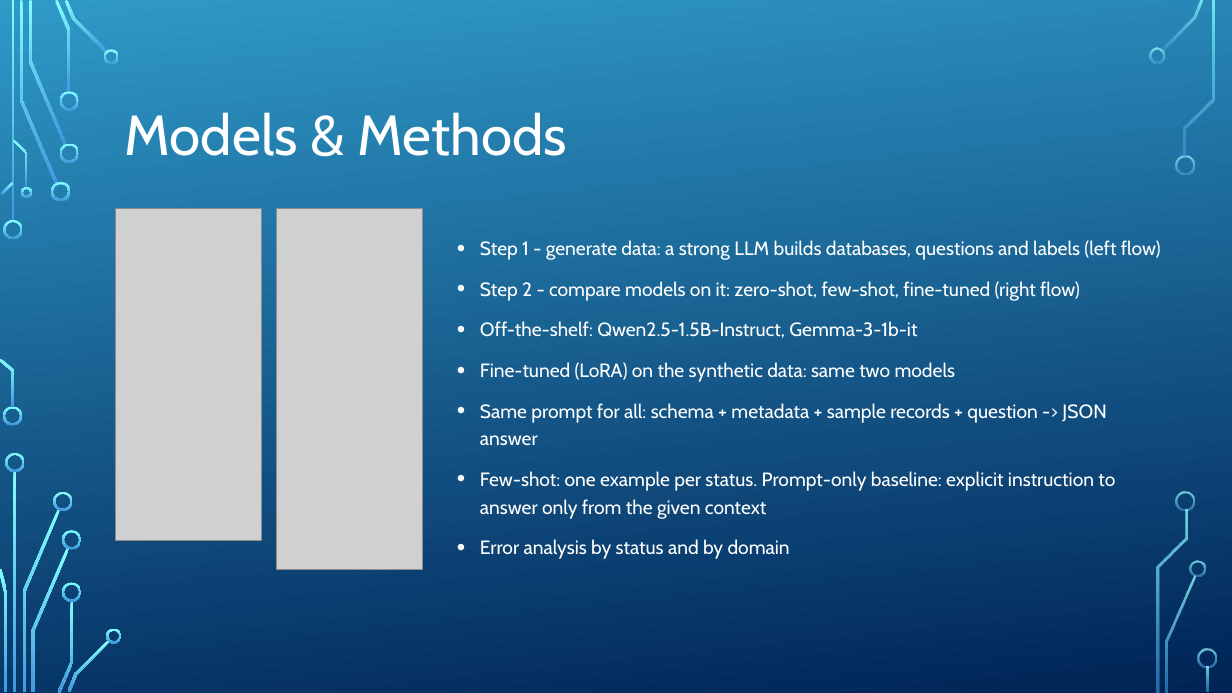
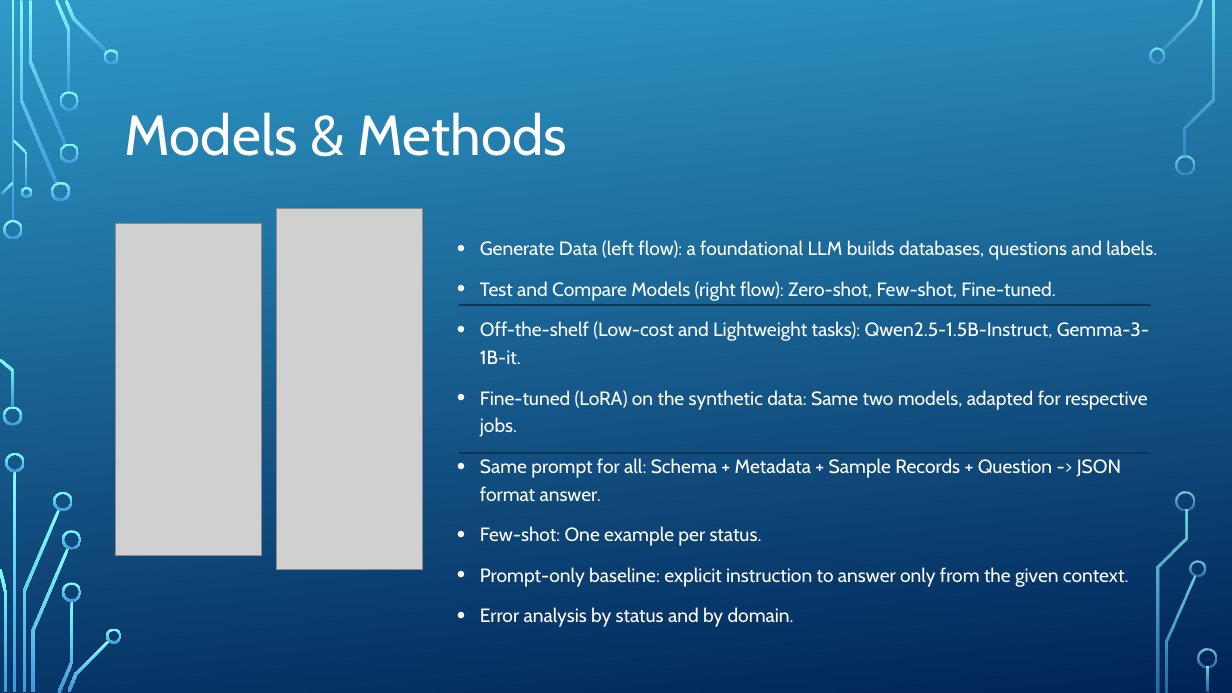
Before and after one commit to ofirbuch-minervaxr/information-sufficiency-unfamiliar-databases, a slide deck: slide 7 of Slides/Information Sufficiency in Unfamiliar Databases.pptx (slide 6 before the commit). Drawn at 1232x693 pixels with LibreOffice and Linux fonts; fonts in the diff are those of the drawing; grey boxes stand for pictures; background and template pictures are left out. Boxes give left, top, right and bottom in pixels: in the first picture for what was removed or moved away, otherwise in the second. Text is boxed around its words. In the diff, an @@ line names an element or a change of style, - is before the commit and + after.

Commit message:
Significant Revision
Besides success criterias are vague, it is a massive improvement given the time constraint left.

```diff
--- a/Slides/Information Sufficiency in Unfamiliar Databases.pptx
+++ b/Slides/Information Sufficiency in Unfamiliar Databases.pptx
@@ picture moved from (x1=116, y1=209, x2=262, y2=541) to (x1=116, y1=224, x2=262, y2=555) @@
@@ text at (x1=480, y1=240, x2=1157, y2=627): text changed @@
-• Step 1 - generate data: a strong LLM builds databases, questions and labels (left flow)
-• Step 2 - compare models on it: zero-shot, few-shot, fine-tuned (right flow)
-• Off-the-shelf: Qwen2.5-1.5B-Instruct, Gemma-3-1b-it
-• Fine-tuned (LoRA) on the synthetic data: same two models
-• Same prompt for all: schema + metadata + sample records + question -> JSON answer
-• Few-shot: one example per status. Prompt-only baseline: explicit instruction to answer only from the given context
-• Error analysis by status and by domain
+• Generate Data (left flow): a foundational LLM builds databases, questions and labels.
+• Test and Compare Models (right flow): Zero-shot, Few-shot, Fine-tuned.
+• Off-the-shelf (Low-cost and Lightweight tasks): Qwen2.5-1.5B-Instruct, Gemma-3-1B-it.
+• Fine-tuned (LoRA) on the synthetic data: Same two models, adapted for respective jobs.
+• Same prompt for all: Schema + Metadata + Sample Records + Question -> JSON format answer.
+• Few-shot: One example per status.
+• Prompt-only baseline: explicit instruction to answer only from the given context.
+• Error analysis by status and by domain.
@@ line added from (458, 305) to (1152, 305), #0E3554 1.5 pt @@
@@ line added from (458, 454) to (1152, 454), #0E3554 1.5 pt @@
```
Also in this commit, not shown: 6 other slides changed, 2 slides added, 1 other file.
